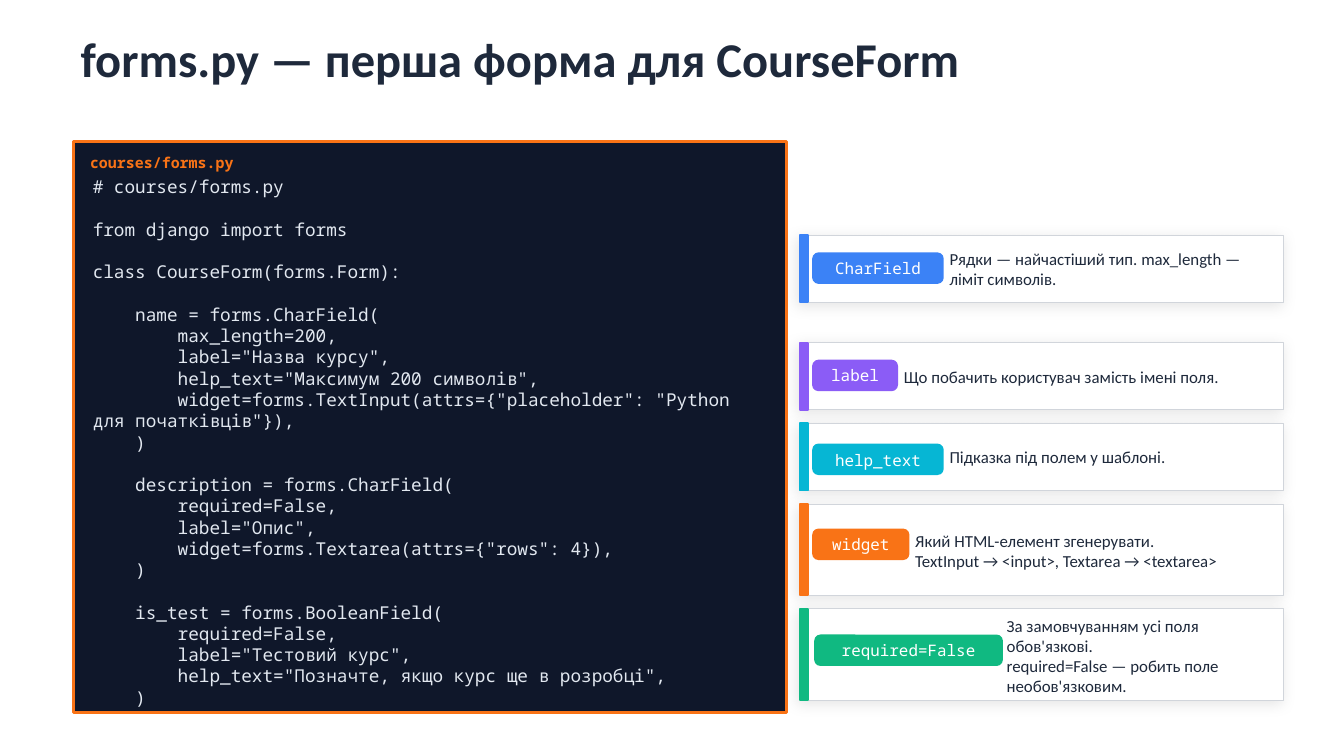
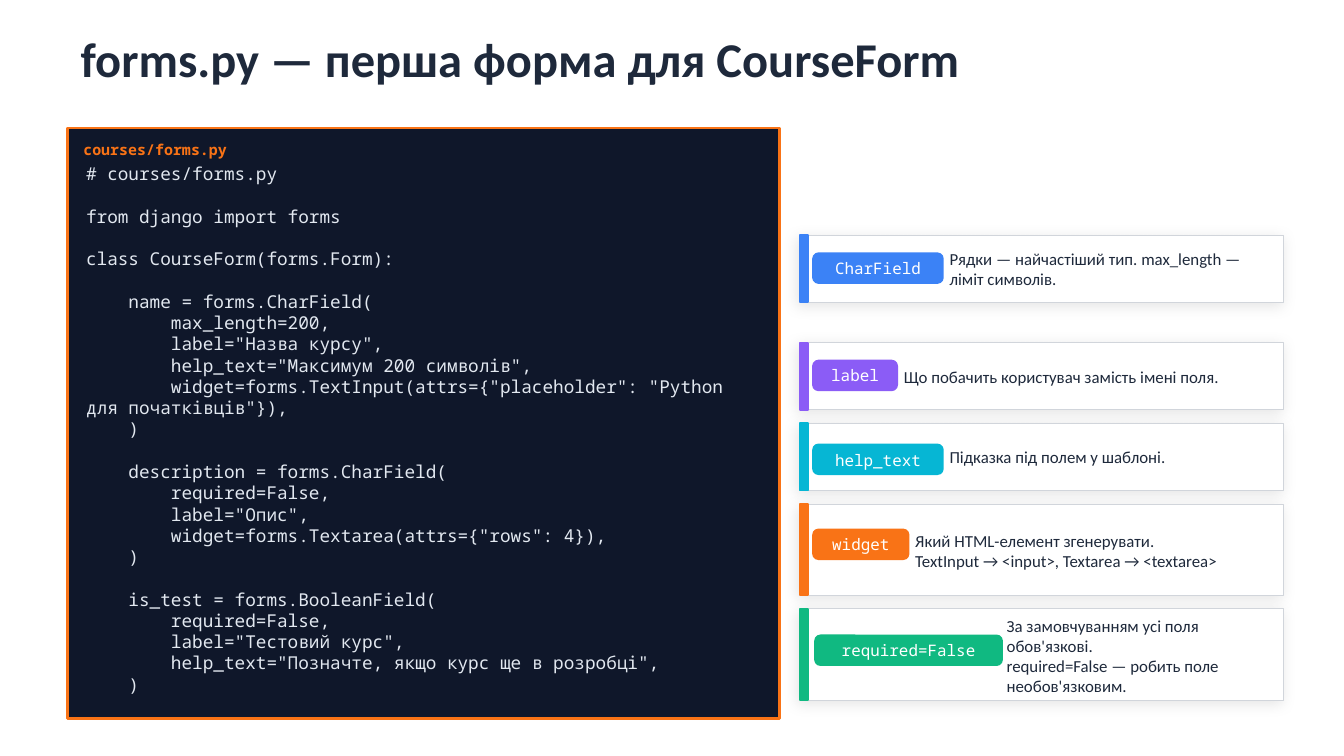
Before and after one commit to dmitriy-shtefan/python-back-2026, a slide deck: slide 6 of заняття_12/django_forms_lesson.pptx. Drawn at 1344x756 pixels with LibreOffice and Linux fonts; fonts in the diff are those of the drawing. Boxes give left, top, right and bottom in pixels: in the first picture for what was removed or moved away, otherwise in the second. Text is boxed around its words. In the diff, an @@ line names an element or a change of style, - is before the commit and + after.

```diff
--- a/заняття_12/django_forms_lesson.pptx
+++ b/заняття_12/django_forms_lesson.pptx
@@ rectangle: place and size @@
-rectangle at (74, 141, 786, 712)
+rectangle at (67, 128, 780, 718)
@@ text "courses/forms.py": place and size @@
-text "courses/forms.py" at (90, 156, 234, 172)
+text "courses/forms.py" at (83, 143, 227, 159)
@@ text "# courses/forms.py": place and size @@
-text "# courses/forms.py" at (93, 179, 729, 687)
+text "# courses/forms.py" at (86, 166, 723, 674)
```
Also in this commit, not shown: 1 other slide changed, 14 other files.
